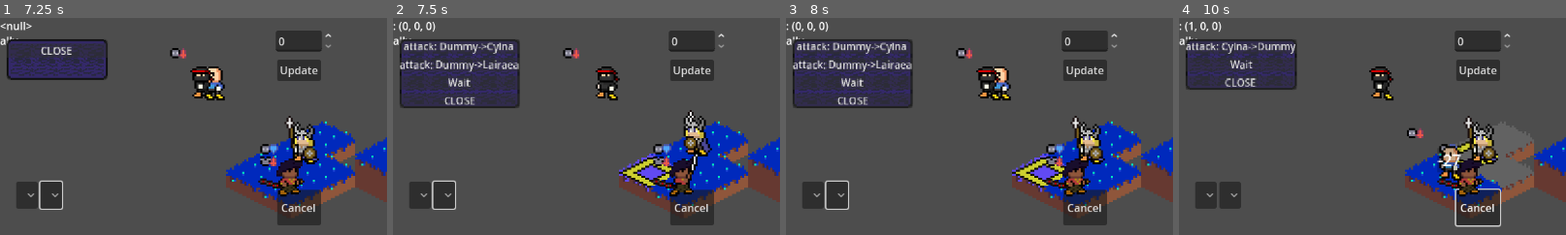
Above: before the commit, frames 1-4 (left to right).
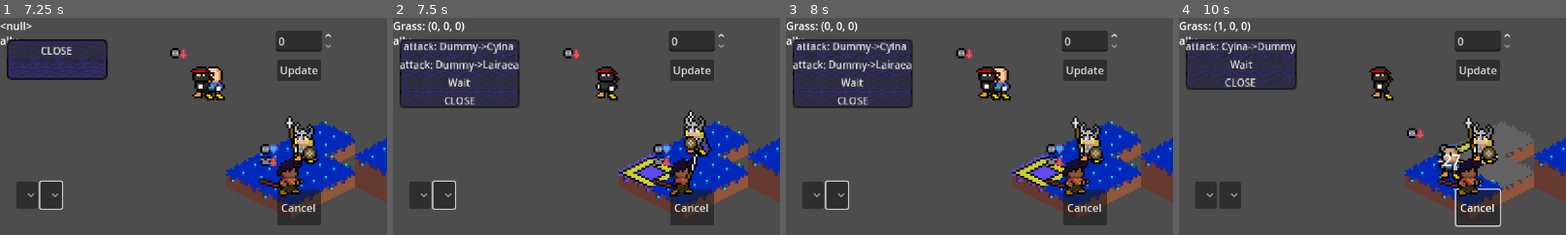
Above: after the commit, the same moments.

Repository: Puffe14/godot-breaker-srpg
Game: Godot game, scene res://main_menu_2.tscn
Two runs of this game, one before a commit and one after it. Both use one fixed random seed, a clock stepped at 60 frames per second and the inputs below. Before the commit the project has no main scene; this scene is started directly in both runs.
Inputs (mouse positions are % of the whole screen's width and height, from its top left):
- Up to frame 1 (7.25 s): click (3, 41) at 0.5 s; click (7, 41) at 1.25 s; click "Update" at 2 s; click (3, 41) at 2.75 s; click (7, 41) at 3.5 s; click "Update" at 4.25 s; click (3, 41) at 5 s; click (7, 41) at 5.75 s; click "Update" at 6.5 s
- Up to frame 2 (7.5 s): move the mouse to (33, 35) at 7.27 s; click (33, 35) at 7.35 s
- Up to frame 3 (8 s): no input
- Up to frame 4 (10 s): click "attack: Dummy->Cylna" at 8 s; click "Cancel" at 8.75 s; move the mouse to (38, 32) at 9.52 s; tap Tab (deselect) at 9.6 s; click (38, 32) at 9.8 s
The pictures show only the part of the screen within x 0-50%, y 0-50%; the shares and areas given below are measured in that part.

Frame 1 is identical in both runs. In frame 2, 0.4% of the frame differs, in the area x 0-19%, y 1-7%; in frame 3, 0.4%; in frame 4, 0.5%, in the area x 0-73%, y 1-69%.

Commit message:
Fixed hovering tile and tile interaction

Diff:
--- a/project.godot
+++ b/project.godot
@@ -11,6 +11,7 @@
 [application]
 
 config/name="GodotBreaker"
+run/main_scene="uid://1ujjcngqv86f"
 config/features=PackedStringArray("4.5", "GL Compatibility")
 config/icon="res://icon.svg"
 
--- a/resources/data/test_grid.tres
+++ b/resources/data/test_grid.tres
@@ -12,6 +12,7 @@
 
 [sub_resource type="Resource" id="Resource_82wo5"]
 script = ExtResource("2_s1kq2")
+tile_name = "Grass"
 occupiable = SubResource("Resource_s1kq2")
 metadata/_custom_type_script = "uid://ct50js1epx5n4"
 
@@ -22,6 +23,7 @@
 
 [sub_resource type="Resource" id="Resource_grtpj"]
 script = ExtResource("2_s1kq2")
+tile_name = "Grass"
 position = Vector3i(1, 0, 0)
 occupiable = SubResource("Resource_u2i03")
 metadata/_custom_type_script = "uid://ct50js1epx5n4"
@@ -33,6 +35,7 @@
 
 [sub_resource type="Resource" id="Resource_pu50u"]
 script = ExtResource("2_s1kq2")
+tile_name = "Grass"
 position = Vector3i(0, 1, 0)
 occupiable = SubResource("Resource_8p05g")
 metadata/_custom_type_script = "uid://ct50js1epx5n4"
@@ -43,6 +46,7 @@
 
 [sub_resource type="Resource" id="Resource_k0t0v"]
 script = ExtResource("2_s1kq2")
+tile_name = "Grass"
 position = Vector3i(1, 1, 0)
 occupiable = SubResource("Resource_7e72v")
 metadata/_custom_type_script = "uid://ct50js1epx5n4"
@@ -53,6 +57,7 @@
 
 [sub_resource type="Resource" id="Resource_ghn50"]
 script = ExtResource("2_s1kq2")
+tile_name = "Grass"
 position = Vector3i(2, 0, 0)
 occupiable = SubResource("Resource_hloux")
 metadata/_custom_type_script = "uid://ct50js1epx5n4"
@@ -63,6 +68,7 @@
 
 [sub_resource type="Resource" id="Resource_0r4a4"]
 script = ExtResource("2_s1kq2")
+tile_name = "Grass"
 position = Vector3i(2, 2, 1)
 occupiable = SubResource("Resource_ny7gg")
 metadata/_custom_type_script = "uid://ct50js1epx5n4"
@@ -73,6 +79,7 @@
 
 [sub_resource type="Resource" id="Resource_hgld7"]
 script = ExtResource("2_s1kq2")
+tile_name = "Grass"
 position = Vector3i(2, 3, 1)
 occupiable = SubResource("Resource_uom5a")
 metadata/_custom_type_script = "uid://ct50js1epx5n4"
--- a/resources/data/units/test_unit_l.tres
+++ b/resources/data/units/test_unit_l.tres
@@ -1,10 +1,9 @@
-[gd_resource type="Resource" script_class="Units" load_steps=8 format=3 uid="uid://dbvi4m2ryv53"]
+[gd_resource type="Resource" script_class="Units" load_steps=7 format=3 uid="uid://dbvi4m2ryv53"]
 
 [ext_resource type="Resource" uid="uid://500bfosw668j" path="res://resources/data/characters/lairaea.tres" id="1_cjopm"]
 [ext_resource type="Script" uid="uid://0slpdtksthq2" path="res://scripts/components/units/units.gd" id="1_r305e"]
 [ext_resource type="Resource" uid="uid://jiw277b2evxe" path="res://resources/data/test_bow_inventory.tres" id="2_cjopm"]
 [ext_resource type="Script" uid="uid://cnirhagor250e" path="res://scripts/components/units/stats.gd" id="3_oacx2"]
-[ext_resource type="Script" path="res://scripts/components/units/status.gd" id="5_uoguj"]
 
 [sub_resource type="Resource" id="Resource_7kfx0"]
 script = ExtResource("3_oacx2")
--- a/scripts/components/game/game.gd
+++ b/scripts/components/game/game.gd
@@ -55,18 +55,22 @@
 	# Select target
 	elif occupiable and occupant and acting:
 		target = occupant
+		#if target == acting:
+		selected.emit([acting])
 	# Move acting unit to given tile
 	elif occupiable and acting:
-		#unitToTile(o)
 		if currentMap.movementRangeTiles(acting).has(tile):
 			if !acting.moved:
 				move_to(acting, tile)
 			else:
-				print("cant move!!!")
+				print("cant move again!!!")
+		else:
+			print("out of range, cant move!!!")
 
 	# Select a new acting unit
 	elif occupiable:
 		acting = occupant
+		selected.emit([acting])
 	else:
 		acting = null
 		target = null
@@ -243,3 +247,4 @@
 	# change maps if the battle is over
 	if !changeMap:
 		changeMap = isBattleOver()
+	#update.emit()
--- a/scripts/components/units/units.gd
+++ b/scripts/components/units/units.gd
@@ -8,7 +8,7 @@
 @export var leader: Units = null
 @export var damageTaken: int = 0
 @export var wounds: Array[Constants.BodyPart] = [] # Array[Part]
-@export var status: Array[Status] = [] # Array[Status]
+@export var status: Array[Constants.Status] = [] # Array[Status]
 @export var temporaryStats: Stats = Stats.new()
 @export var nearbyBonuses: Stats = Stats.new()
 @export var team: Team = Team.Player
@@ -151,7 +151,7 @@
 		#TODO item.weapon.rankLetter
 	)
 
-## Totals together all bonuses given to a particular stat. */
+## Totals together all bonuses given to a particular stat.
 func bonus(_stat: String) -> int:
 	var total = 0
 	for item: Item in inventory.slots:
@@ -176,7 +176,7 @@
 func spd():
 	return character.stats.spd + character.myClass.stats.spd + bonus("speed")
 func dfn():
-	return character.stats.dfn + character.myClass.stats.dfn + bonus("funcence")
+	return character.stats.dfn + character.myClass.stats.dfn + bonus("defence")
 func res():
 	return character.stats.res + character.myClass.stats.res + bonus("resistance")
 
@@ -280,7 +280,9 @@
 	return inventory.equippedWeapon() != null and inventory.equippedWeapon().intact()
 
 func shortInfo() -> String:
-	return character.myName + " " + str(HP())+"/"+str(MaxHP())+"\n" + " Weapon: "+ inventory.equippedWeapon().name
+	var wpn_text = "none"
+	if inventory.equippedWeapon(): wpn_text = inventory.equippedWeapon().name
+	return character.myName + " " + str(HP())+"/"+str(MaxHP())+"\n" + " Weapon: "+ wpn_text
 
 func hpMhp() -> String: return str(HP())+"/"+str(MaxHP())
 func lvl() -> int: return character.level
--- a/scripts/ui/button_menu.gd
+++ b/scripts/ui/button_menu.gd
@@ -29,6 +29,7 @@
 		var new_button_menu = pre_button_menu.instantiate()
 		new_button_menu.is_root = false
 		new_button_menu.game = game
+		new_button_menu.user = user
 		menu_h_container.add_child(new_button_menu)
 		new_button_menu.closed.connect(reopen_parent_menu)
 		childed = true
--- a/scripts/ui/main_gui.gd
+++ b/scripts/ui/main_gui.gd
@@ -32,13 +32,15 @@
 		game.update.connect(on_game_update)
 	if !game.change_turn.is_connected(on_change_turn):
 		game.change_turn.connect(on_change_turn)
+	if !game.selected.is_connected(on_selected):
+		game.selected.connect(on_selected)
 	# set the nodes and tiles
 	map.set_tiles_in_nodes()
 	connect_tile_nodes()
 	show_movement_range()
 	make_unit_nodes()
 	if game.queue.is_empty():
-		print("turn of ",game.turn_of_dict[game.turnOf], " (",game.turnOf,")")
+		#print("turn of ",game.turn_of_dict[game.turnOf], " (",game.turnOf,")")
 		game.handle_turn()
 		return
 	var current_action: Action = game.queue.pop_front()
@@ -83,12 +85,16 @@
 	game.selectTile(tile)
 	tile_container._ready(tile)
 
+func tile_sent_hovered(tile: Tile):
+	tile_container._ready(tile)
+
 func connect_tile_nodes():
 	for i: Tile in game.currentMap.grid.tiles:
 		var node = map.get_child_at_v3(i.position)
 		if node:
 			if !node.selected_tile.is_connected(tile_sent_selected):
 				node.selected_tile.connect(tile_sent_selected)
+				node.hovered_tile.connect(tile_sent_hovered)
 			node.show_move_sprite(false)
 
 func show_movement_range():
@@ -105,20 +111,22 @@
 func on_game_update():
 	draw_and_set_tiles()
 	unit_container._ready(game.acting)
-	free_children(menu_node)
-	if game.acting == game.target:
-		var menu = pre_button_menu.instantiate()
-		menu.game = game
-		menu.new_menu([game.acting])
-		show_movement_range()
-		menu_node.add_child(menu)
-	elif game.target:
-		var menu = pre_button_menu.instantiate()
-		menu.game = game
-		menu.user = game.acting
-
-		menu.new_menu(game.availableActions(game.acting))
-		menu_node.add_child(menu)
+	tile_container._ready(null)
+	#free_children(menu_node)
+	#if game.acting == game.target:
+	#	var menu = pre_button_menu.instantiate()
+	#	menu.game = game
+	#	menu.user = game.acting
+	#	menu.new_menu([game.acting])
+	#	show_movement_range()
+	#	menu_node.add_child(menu)
+	#elif game.target:
+	#	var menu = pre_button_menu.instantiate()
+	#	menu.game = game
+	#	menu.user = game.acting
+	#
+	#	menu.new_menu([game.acting])
+	#	menu_node.add_child(menu)
 
 func free_children(node) -> void:
 	for child in node.get_children():
@@ -145,3 +153,17 @@
 	var msg_node = fade_msg.instantiate()
 	msg_node.create(msg)
 	add_child(msg_node)
+
+func on_selected(thing):
+	draw_and_set_tiles()
+	unit_container._ready(game.acting)
+	tile_container._ready(null)
+	free_children(menu_node)
+	if game.acting:
+		var menu = pre_button_menu.instantiate()
+		menu.game = game
+		menu.user = game.acting
+		menu.new_menu(thing)
+		show_movement_range()
+		menu_node.add_child(menu)
+		print("made menu", thing)
--- a/scripts/ui/tile_container.gd
+++ b/scripts/ui/tile_container.gd
@@ -20,17 +20,20 @@
 	title.text = tile.tile_name
 	#for child_node in stat_container.get_children():
 	#	child_node.queue_free()
-	#var stat_labels = [
-	#	" Atk: "+str(unit.AT()),
-	#	" Crit: "+str(unit.CR()),
-	#	" Hit: "+str(unit.HI()),
-	#	" Speed: "+str(unit.AS()),
-	#	" Skill: "+str(unit.SK()),
-	#	" PhysDef: "+str(unit.PD()),
-	#	" MagicRes: "+str(unit.MD()),
-	#	" Avoid: "+str(unit.CR()),
-	#	" CritAvo: "+str(unit.CA())
-	#]
+	var stat_labels = []
+	if tile.occupiable:
+		var occ = tile.occupiable
+		stat_labels = [
+		#	" Atk: "+str(unit.AT()),
+		#	" Crit: "+str(unit.CR()),
+		#	" Hit: "+str(unit.HI()),
+		#	" Speed: "+str(unit.AS()),
+		#	" Skill: "+str(unit.SK()),
+			" PhysDef: "+str(occ.physical),
+		#	" MagicRes: "+str(unit.MD()),
+			" Avoid: "+str(occ.avoid),
+		#	" CritAvo: "+str(unit.CA())
+		]
 		#"\n",
 		#"stn: "+str(unit.stn()),
 		#"mag: "+str(unit.mag()),
@@ -40,10 +43,10 @@
 		#"res: "+str(unit.res()),
 		#"move: "+str(unit.MOVE()),
 		#"jump: "+str(unit.JUMP())
-	#for label_text in stat_labels:
-	#	var new_label: Label = Label.new()
-	#	new_label.text = label_text
-	#	stat_container.add_child(new_label)
+	for label_text in stat_labels:
+		var new_label: Label = Label.new()
+		new_label.text = label_text
+		stat_container.add_child(new_label)
 
 #class StatLabel:
 #	func _init() -> void:
--- a/scripts/ui/tile_node.gd
+++ b/scripts/ui/tile_node.gd
@@ -6,6 +6,7 @@
 var unit_node = preload("res://nodes/unit_node.tscn")
 
 signal selected_tile(t:Tile)
+signal hovered_tile(t:Tile)
 
 # Called when the node enters the scene tree for the first time.
 func _ready() -> void:
@@ -25,10 +26,12 @@
 
 func _on_area_2d_mouse_entered() -> void:
 	$TopSprite.visible = true
+	hovered_tile.emit(tile)
 
 
 func _on_area_2d_mouse_exited() -> void:
 	$TopSprite.visible = false
+	hovered_tile.emit(null)
 
 func show_move_sprite(move_visibility: bool, can_move: bool = true):
 	$MoveSprite.visible = move_visibility
@@ -41,12 +44,17 @@
 	selected_tile.emit(tile)
 
 func _on_area_2d_input_event(_viewport: Node, event: InputEvent, _shape_idx: int) -> void:
+	# if hovered
+	if $TopSprite.visible:
+		hovered_tile.emit(tile)
+	# if clicked
 	if Input.is_action_just_pressed('select'):
 		if tile:
 			print('clicked!'+str(tile.position))
 			if tile.occupiable:
 				print("  occupant ", tile.occupiable.occupant)
-				if tile.occupiable.occupant: print(" (",tile.occupiable.occupant.team,")")
+				if tile.occupiable.occupant:
+					print(" (",tile.occupiable.occupant.team,")")
 		else:
 			print('not connected!')
 		on_selected()
